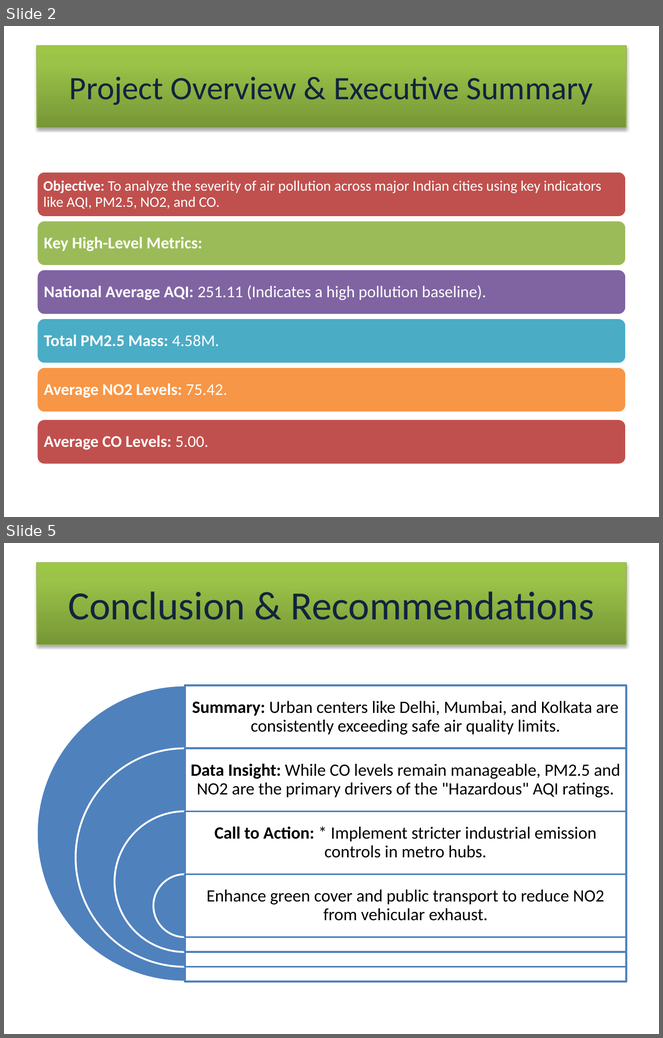
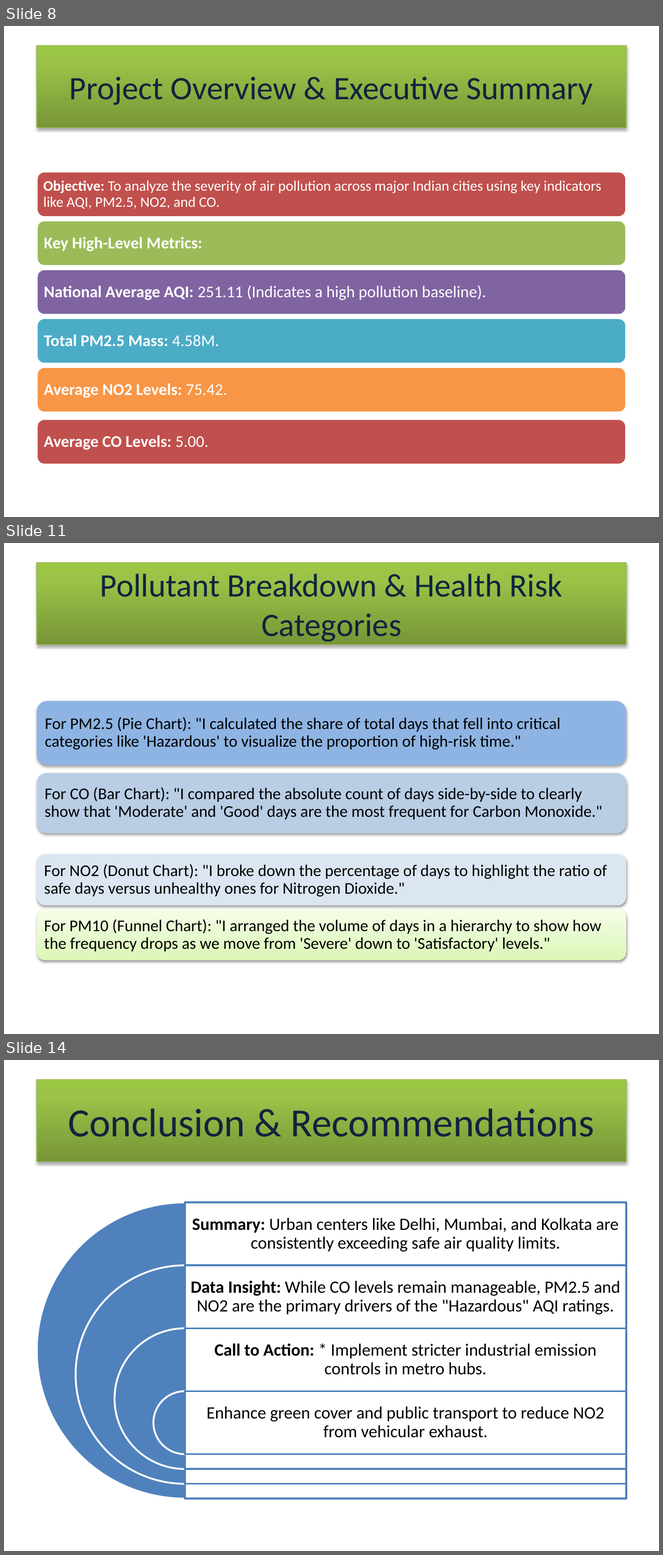
Before and after one commit to lopa3399/IT-anudip, a slide deck: PowerBI/project/The Air We Breathe.pptx. Shown one above the other, each under a label of ours: slides 2 and 5 before the commit, slides 8, 11 and 14 after it; the slides between them are not shown. The pictures are 663x1038 and 663x1555 pixels, drawn with LibreOffice and Linux fonts; fonts in the diff are those of the drawing. Boxes give left, top, right and bottom in pixels: in the first picture for what was removed or moved away, otherwise in the second. Text is boxed around its words. In the diff, an @@ line names an element or a change of style, - is before the commit and + after.

```diff
--- a/PowerBI/project/The Air We Breathe.pptx
+++ b/PowerBI/project/The Air We Breathe.pptx
@@ slide 11 added at (x1=4, y1=543, x2=659, y2=1034), background #FFFFFF @@
@@ title added at (x1=37, y1=563, x2=626, y2=644), fill gradient #779737 to #9BC348 to #9DC746, outline #98B955 0.75 pt, 36 pt, text #0F243E @@
+Pollutant Breakdown & Health Risk Categories
@@ group added at (x1=37, y1=701, x2=626, y2=961): 4 rounded rectangles, 4 texts @@
+For PM2.5 (Pie Chart): "I calculated the share of total days that fell into critical categories like 'Hazardous' to visualize the proportion of high-risk time."
+For CO (Bar Chart): "I compared the absolute count of days side-by-side to clearly show that 'Moderate' and 'Good' days are the most frequent for Carbon Monoxide."
+For NO2 (Donut Chart): "I broke down the percentage of days to highlight the ratio of safe days versus unhealthy ones for Nitrogen Dioxide."
+For PM10 (Funnel Chart): "I arranged the volume of days in a hierarchy to show how the frequency drops as we move from 'Severe' down to 'Satisfactory' levels."
@@ what was slide 2 is now slide 8 @@
@@ what was slide 5 is now slide 14 @@
```
Also in this commit, not shown: 4 slides changed, 10 other slides added, 3 slides removed, 25 other files.
